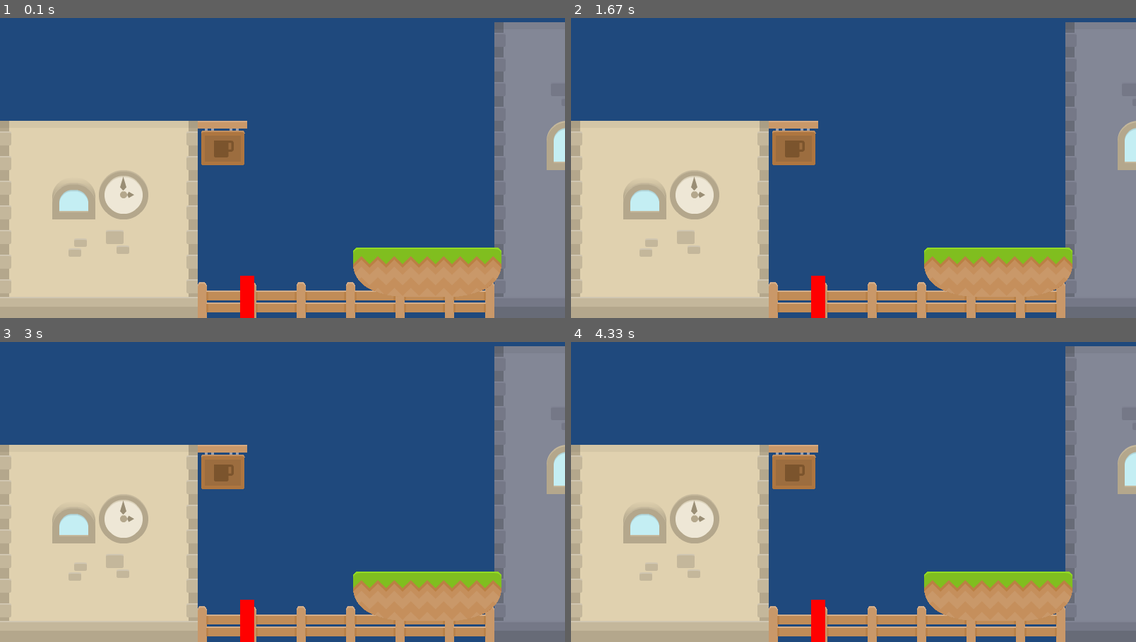
Above: before the commit, frames 1-4 (two rows, left to right).
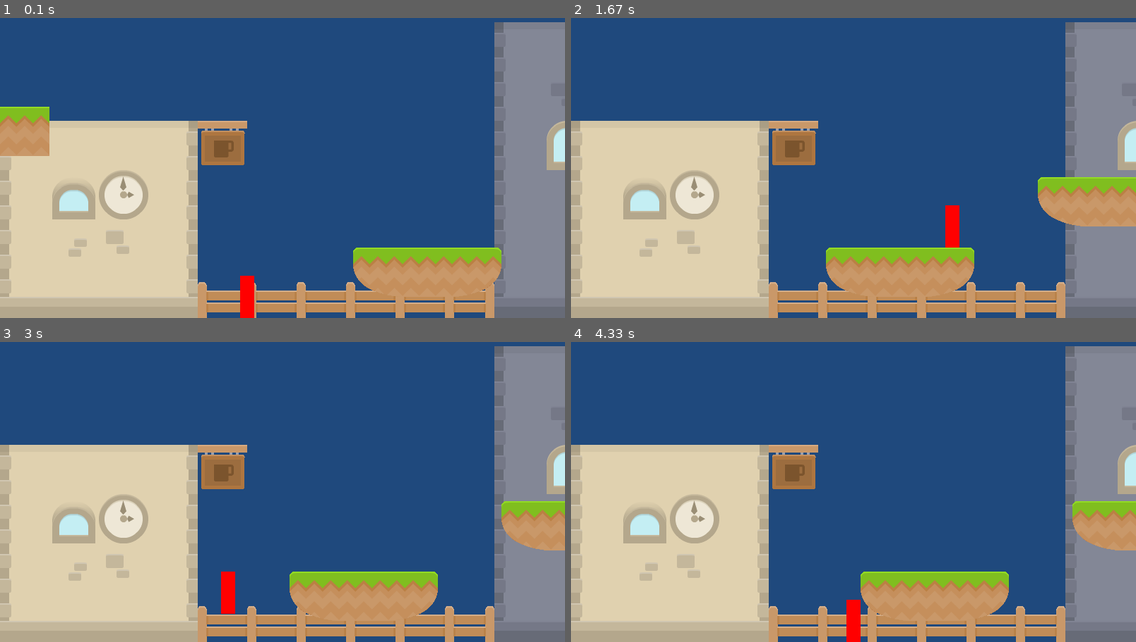
Above: after the commit, the same moments.

Repository: bsecker/Zombies_vs_Aliens
Game: pygame game, started from main.py
Two runs of this game, one before a commit and one after it. Both use one fixed random seed, a clock stepped at 60 frames per second and the inputs below. The source is Python 2; it was converted automatically to run under Python 3.
Inputs:
- Up to frame 1 (0.1 s): no input
- Up to frame 2 (1.67 s): hold Z 0.33-0.8 s; hold Right 0.33-0.8 s; hold Right 0.83-1.3 s; tap Space at 0.9, 1.2, 1.4 s; tap Z at 0.98 s; hold Right from 1.33 s (still down)
- Up to frame 3 (3 s): tap Space at 1.7, 1.9, 2.2, 2.47, 2.77, 2.9 s; release Right at 1.8 s; hold Left 1.83-2.37 s; hold Left 2.4-2.8 s; tap Z at 2.55 s; hold Right from 2.83 s (still down)
- Up to frame 4 (4.33 s): tap Space at 3.2, 3.57, 3.87, 4.07 s; release Right at 3.47 s; hold Left 3.5-3.97 s; hold Right from 4 s (still down); tap Z at 4.15 s

The runs differ from the first frame. In frame 1, 1.4% of the frame differs, in the area x 0-9%, y 29-47%; in frame 2, 8.4%, in the area x 42-100%, y 53-100%; in frame 3, 5.7%; in frame 4, 5.7%.

Commit message:
changed to linear firing style

Diff:
--- a/entities.py
+++ b/entities.py
@@ -92,10 +92,12 @@
     def go_left(self):
         """ Called when the user hits the left arrow. """
         self.x_vel = -self.move_speed
+        self.direction = 'L'
 
     def go_right(self):
         """ Called when the user hits the right arrow. """
         self.x_vel = self.move_speed
+        self.direction = 'R'
 
     def stop(self):
         """ Called when the user lets off the keyboard. """
@@ -141,21 +143,15 @@
         self.health = 100
         self.rot = 0
 
-    def update(self):
-        Entity.update(self)
-
     def fire(self):
         """ attack with current weapon
         TEMPORARY"""
-        bullet = Bullet(self.rot)
+        bullet = Bullet(self.direction)
         bullet.rect.x = self.rect.x
         bullet.rect.y = self.rect.y
         bullet.level = self.level
         return bullet
 
-    def get_rot(self, mouse_pos):
-        return math.atan2(mouse_pos[1]-self.rect.y,mouse_pos[0]-self.rect.x)
-
 class Weapon(Base_Entity):
     def __init__(self):
         """Superclass for all player weapons."""
@@ -170,12 +166,10 @@
     """
     TO DO: for now, just spawn bullets - in future handle bullet creation by weapon classes
     """
-    def __init__(self, rot):
+    def __init__(self, dir):
         Base_Entity.__init__(self)
-        self.rot = rot
+        self.direction = dir
         self.move_speed = 10
-        self.x_vel = math.cos(self.rot) * self.move_speed
-        self.y_vel = math.sin(self.rot) * self.move_speed
 
         self.width = 5
         self.height = 5
@@ -187,10 +181,10 @@
 
     def update(self):
         # Move left/right
-        self.rect.x += self.x_vel
-        self.rect.y += self.y_vel
-
-        print self.x_vel
+        if self.direction == 'L':
+            self.rect.x +=- self.move_speed
+        else:
+            self.rect.x += self.move_speed
 
         # Collide with objects
         block_hit_list = pygame.sprite.spritecollide(self, self.level.block_list, False)
--- a/levels.py
+++ b/levels.py
@@ -69,6 +69,7 @@
 
         # Array with width, height, x, and y of blocks
         level = [ [blocks.GRASS_LEFT, 500, 500],
+                  [blocks.GRASS_MIDDLE, 0, 300],
                   [blocks.GRASS_MIDDLE, 570, 500],
                   [blocks.GRASS_RIGHT, 640, 500],
                   [blocks.GRASS_LEFT, 800, 400],
--- a/main.py
+++ b/main.py
@@ -34,31 +34,31 @@
     FPSCLOCK = pygame.time.Clock()
 
     while True:
-        player.rot = player.get_rot(pygame.mouse.get_pos())
 
         for event in pygame.event.get():
             if event.type == pygame.QUIT:
                 constants.terminate()
 
             if event.type == pygame.KEYDOWN:
-                if event.key == pygame.K_a:
+                if event.key == pygame.K_LEFT:
                     player.go_left()
-                if event.key == pygame.K_d:
+                if event.key == pygame.K_RIGHT:
                     player.go_right()
-                if event.key == pygame.K_w:
+                if event.key == pygame.K_SPACE:
                     player.jump()
+                if event.key == pygame.K_z:
+                    bullet = player.fire()
+                    current_level.active_sprite_list.add(bullet)
                 if event.key == pygame.K_ESCAPE:
                     constants.terminate()
 
             if event.type == pygame.KEYUP:
-                if event.key == pygame.K_a and player.x_vel < 0:
+                if event.key == pygame.K_LEFT and player.x_vel < 0:
                     player.stop()
-                if event.key == pygame.K_d and player.x_vel > 0:
+                if event.key == pygame.K_RIGHT and player.x_vel > 0:
                     player.stop()
 
-            if event.type == MOUSEBUTTONDOWN:
-                bullet = player.fire()
-                current_level.active_sprite_list.add(bullet)
+
 
         #update level
         current_level.active_sprite_list.update()
Not shown, changed: entities.pyc
Not shown, changed: levels.pyc
